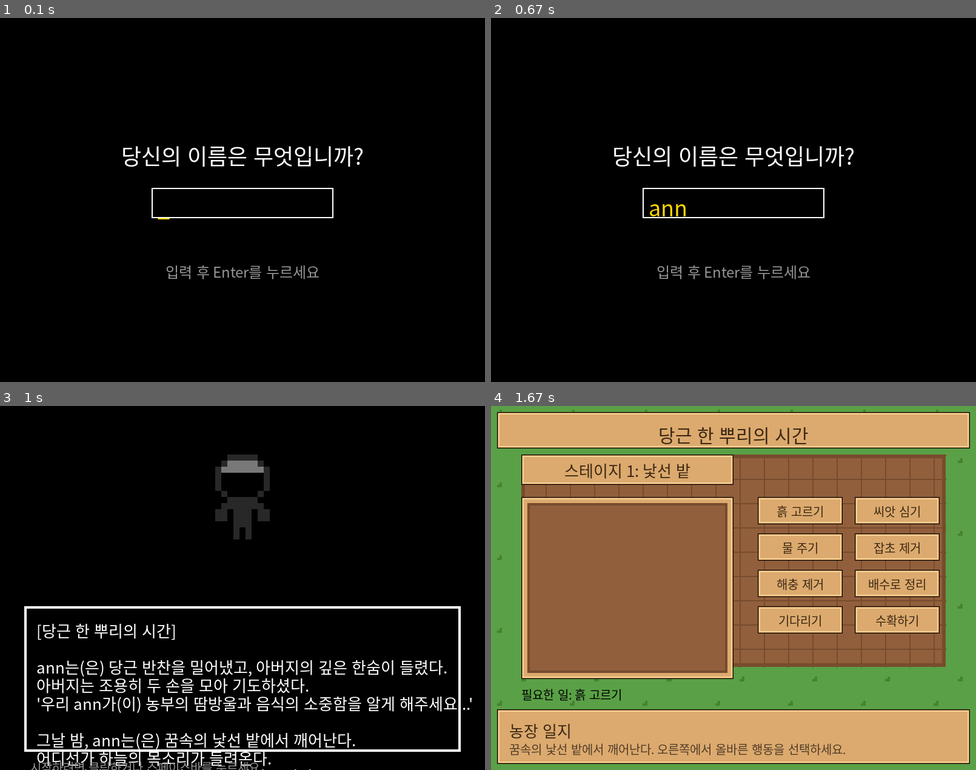
Above: before the commit, frames 1-4 (two rows, left to right).
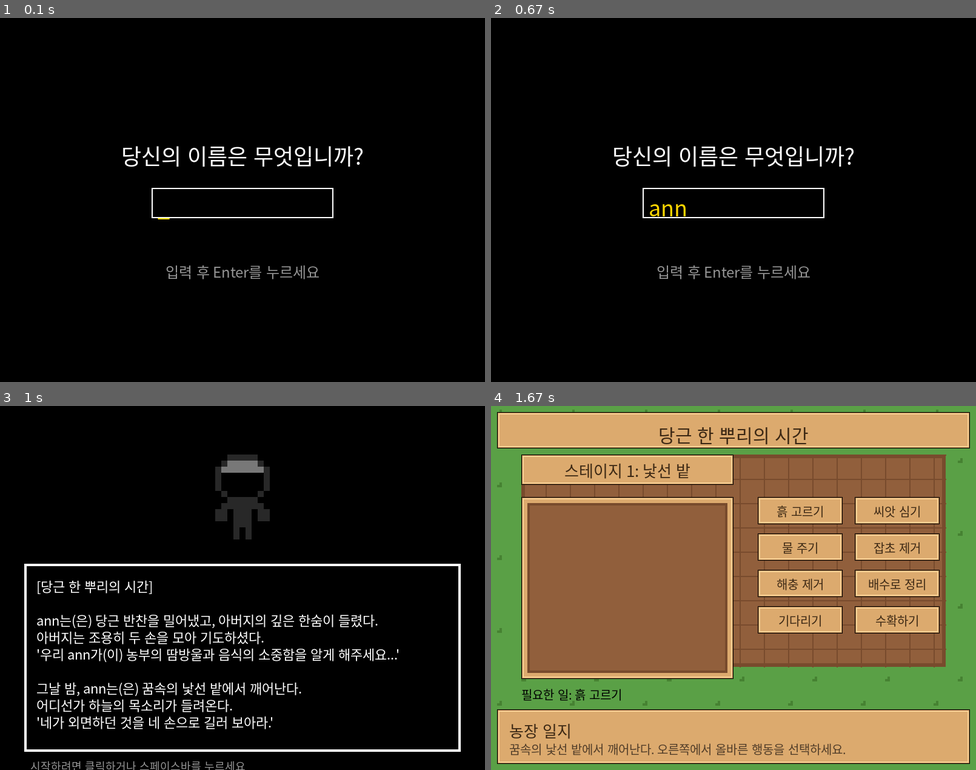
Above: after the commit, the same moments.

Repository: minulx-10/DreamFarm
Game: pygame game, started from main.py
Two runs of this game, one before a commit and one after it. Both use one fixed random seed, a clock stepped at 60 frames per second and the inputs below.
Inputs (mouse positions are in pixels of both pictures, inside the frame that each line leads up to):
- Up to frame 1 (0.1 s): no input
- Up to frame 2 (0.67 s): type "ann" at 0.33 s
- Up to frame 3 (1 s): tap Enter at 0.67 s; press the mouse at (77, 500) at 0.92 s
- Up to frame 4 (1.67 s): move the mouse to (602, 478) at 1.02 s; release the mouse at (636, 456) at 1.15 s; click (917, 726) at 1.27 s; click (859, 449) at 1.6 s

Frames 1-2 are identical in both runs. In frame 3, 10% of the frame differs, in the area x 5-98%, y 43-100%; in frame 4, nothing differs.

Commit message:
Fix font download URL and fix text overflowing in intro and ending scenes

Diff:
--- a/core/assets.py
+++ b/core/assets.py
@@ -27,7 +27,7 @@
 import urllib.request
 
 FONT_PATH = os.path.join(os.path.dirname(__file__), "Galmuri11.ttf")
-FONT_URL = "https://github.com/quiple/galmuri/releases/download/v1.1.1/Galmuri11.ttf"
+FONT_URL = "https://cdn.jsdelivr.net/npm/galmuri/dist/Galmuri11.ttf"
 
 fonts = {}
 
--- a/scenes/ending.py
+++ b/scenes/ending.py
@@ -4,7 +4,7 @@
 
 class EndingScene:
     def __init__(self):
-        self.font = get_font(28)
+        self.font = get_font(24)
         self.font_small = get_font(20)
         self.printed_text = ""
         self.char_idx = 0
@@ -14,6 +14,26 @@
 
         self.text_to_print = ""
         self.initialized = False
+
+    def wrap_text(self, text, font, max_width):
+        wrapped_text = ""
+        current_line = ""
+        for char in text:
+            if char == '\n':
+                wrapped_text += current_line + '\n'
+                current_line = ""
+                continue
+
+            test_line = current_line + char
+            if font.size(test_line)[0] <= max_width:
+                current_line = test_line
+            else:
+                wrapped_text += current_line + '\n'
+                current_line = char if char != ' ' else ""
+
+        if current_line:
+            wrapped_text += current_line
+        return wrapped_text
 
     def get_ending(self):
         from core.game_state import append_josa
@@ -49,7 +69,8 @@
     def update(self, dt):
         if not self.initialized:
             ending_data = self.get_ending()
-            self.text_to_print = f"[{ending_data['title']}]\n\n" + ending_data["text"]
+            raw_text = f"[{ending_data['title']}]\n\n" + ending_data["text"]
+            self.text_to_print = self.wrap_text(raw_text, self.font, 640)
             self.initialized = True
 
         if not self.finished:
@@ -71,16 +92,16 @@
         screen.blit(dad, (400 - dad.get_width()//2, 80))
 
         # Undertale text box style
-        box_rect = pygame.Rect(50, 350, 700, 200)
+        box_rect = pygame.Rect(50, 300, 700, 260)
         pygame.draw.rect(screen, WHITE, box_rect, 4)
 
-        y = 380
+        y = 330
         lines = self.printed_text.split('\n')
         for line in lines:
             surf = self.font.render(line, True, WHITE)
             screen.blit(surf, (80, y))
-            y += 35
+            y += 32
 
         if self.finished:
             prompt = self.font_small.render("계속...", True, (150, 150, 150))
-            screen.blit(prompt, (650, 510))
+            screen.blit(prompt, (650, 520))
--- a/scenes/intro.py
+++ b/scenes/intro.py
@@ -4,8 +4,8 @@
 
 class IntroScene:
     def __init__(self):
-        self.font = get_font(26)
-        self.font_small = get_font(20)
+        self.font = get_font(22)
+        self.font_small = get_font(18)
         self.printed_text = ""
         self.char_idx = 0
         self.char_timer = 0
@@ -14,6 +14,26 @@
 
         self.text_to_print = ""
         self.initialized = False
+
+    def wrap_text(self, text, font, max_width):
+        wrapped_text = ""
+        current_line = ""
+        for char in text:
+            if char == '\n':
+                wrapped_text += current_line + '\n'
+                current_line = ""
+                continue
+
+            test_line = current_line + char
+            if font.size(test_line)[0] <= max_width:
+                current_line = test_line
+            else:
+                wrapped_text += current_line + '\n'
+                current_line = char if char != ' ' else ""
+
+        if current_line:
+            wrapped_text += current_line
+        return wrapped_text
 
     def get_intro_text(self):
         from core.game_state import append_josa
@@ -49,7 +69,8 @@
 
     def update(self, dt):
         if not self.initialized:
-            self.text_to_print = self.get_intro_text()
+            raw_text = self.get_intro_text()
+            self.text_to_print = self.wrap_text(raw_text, self.font, 680)
             self.initialized = True
 
         if not self.finished:
@@ -68,15 +89,15 @@
         dad = sprites['dad']
         screen.blit(dad, (400 - dad.get_width()//2, 80))
 
-        box_rect = pygame.Rect(40, 330, 720, 240)
+        box_rect = pygame.Rect(40, 260, 720, 310)
         pygame.draw.rect(screen, WHITE, box_rect, 4)
 
-        y = 350
+        y = 280
         lines = self.printed_text.split('\n')
         for line in lines:
             surf = self.font.render(line, True, WHITE)
             screen.blit(surf, (60, y))
-            y += 30
+            y += 28
 
         if self.finished:
             prompt = self.font_small.render("시작하려면 클릭하거나 스페이스바를 누르세요", True, (150, 150, 150))
Not shown, added: .gitignore
